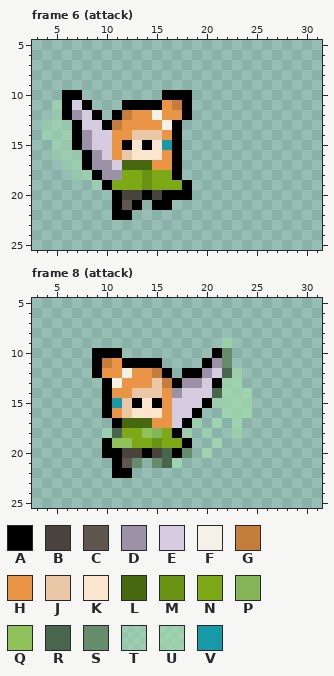
Two states of a pixel-art file, Art/char.ase. The first picture shows the starting point.
32x32 pixels, 8 frames. Shown: frame 6 (attack): x 3..31, y 5..25; frame 8 (attack): x 3..31, y 5..25. The commit also changed other frames, which this record leaves out.
Visible layers, top first: "Layer 1", "Flattened".
Palette (. is transparent): A #000000  B #49433d  C #5f574e  D #9c92a8  E #d5cce0  F #f4f1e6  G #c47d3a  H #ea9545  J #eac7a6  K #fce5cf  L #47680e  M #699313  N #7da917  P #84b658  Q #8fc25a  R #4a654e  S #668c6b  T #a4e0ac73  U #a4e0ac9f  V #1799a8
Pixels before, frame 6 (attack), first column x 4:
10 ..AA........AAA
11 .TAEA...AAAAHGA
12 .TADEA.AGHHFHHA
13 TTTAEEAGHHHHFA.
14 TTTADEEHHJJJHA.
15 .TTADEEHAKAKVA.
16 .TTTADEHJKKKHA.
17 ..TTADDELLLHHA.
18 ...TTADDNNMNNA.
19 .....TANNNMNNNA
20 .......ABBABAAA
21 .......ACA.AA..
22 .......AA......
Pixels before, frame 8 (attack), first column x 9:
 9 .............U..
10 AAA.........AS..
11 AGHAAAA....ADS..
12 AHHFHHGA.AADERU.
13 .AFHHHJGADDEAUU.
14 .AHHJJJHDEEERUUU
15 .AVJAKAHEEEATUUU
16 .AHJKKKHEEA..UUU
17 ..ALLLHHEAT.U.U.
18 .TRNNQPNAT.T..U.
19 .AQQNNMNNA..U...
20 .AABBABRAS.U....
21 ..ACS.SRU.......
22 ..AA............
Now the later version:
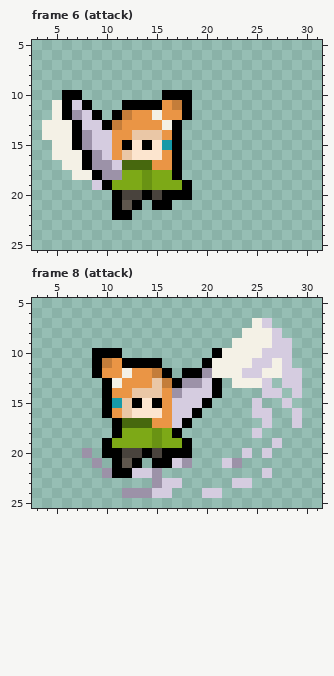
What changed:
Changed rows in their new state; - is an unchanged pixel.
Frame 6 (attack), layer "Layer 1":
first column x 4:
11 -F----
12 -F----
13 FFF---
14 FFF---
15 -FF---
16 -FFF--
17 --FF--
18 ---FF-
19 -----E
Frame 8 (attack), layer "Layer 1":
first column x 8:
 7 -----------------FE---
 8 ----------------FFFE--
 9 --------------.FFFFEE-
10 --------------FFFFEEE-
11 -------------FFFFEEFE-
12 -------------FFFEEFFEE
13 --------------.FFFE-EE
14 -------------A...-EE-E
15 -------------....E--E-
16 --------------...EE--E
17 -----------.-.-.--E--E
18 --.A--NM--.-.--.-E----
19 ---NN--------.-----E--
20 D-------A-A-.---E-E---
21 -D---A-AAED---ED------
22 --D--EED----------E---
23 -------DEE-----EE-----
24 ----DDDEE---EE--------
